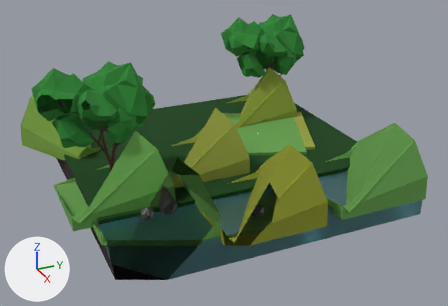
What one commit did to the Blender file Blender Files/smfm room 5.blend.
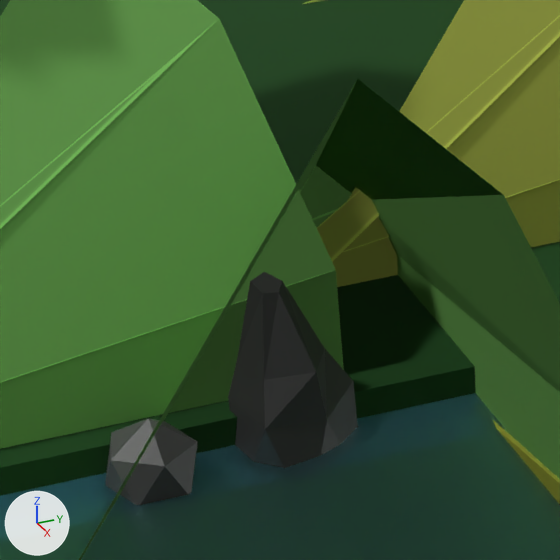
Each version appears first whole from a 50 mm lens placed at (12.84, -5.61, 7.63), pointed at (0.5, -0.05, 1.46), and next in a close-up on the part from 28% to 46% of the width and 48% to 75% of the height. Lighting does not change. The marker at lower left points along +X, +Y and +Z. Everything nearer to the camera than a plane just in front of the edit is cut away.

The scene before the commit, as lines of its bpy script (objects in view):
```python
me_cube_005 = bpy.data.meshes.new('Cube.005')
me_cube_005.from_pydata(...)  # 26 vertices, 0 faces, 20 loose edges; spans x -0.0278..0.0564, y -0.0072..0.0291, z -0.0017..0.1176
me_cube_005.materials.append(mat_bf_grass_002)
me_cube_006 = bpy.data.meshes.new('Cube.006')
me_cube_006.from_pydata(...)  # 26 vertices, 0 faces, 20 loose edges; spans x -0.0278..0.0564, y -0.0072..0.0291, z -0.0017..0.1176
me_cube_006.materials.append(mat_bf_grass_002)
me_icosphere_041 = bpy.data.meshes.new('Icosphere.041')
me_icosphere_041.from_pydata(...)  # 21 vertices, 26 faces; spans x -0.89..0.89, y -0.85..0.85, z -0.57..1.01
me_icosphere_041.materials.append(mat_rock)  # black #363636
ob_cave_rock_2 = bpy.data.objects.new('cave rock 2', me_icosphere_041)
ob_cave_rock_2.parent = ob_low_poly_chili_leaf_tree_001
ob_cave_rock_2.matrix_parent_inverse = Matrix(((1.136, 0.0, 0.0, 0.0), (0.0, 1.136, 0.0, 0.0), (0.0, 0.0, 1.136, 0.0), (0.0, 0.0, 0.0, 1.0)))
ob_cave_rock_2.location = (-2.16, 1.608, 0.0938)
ob_cave_rock_2.rotation_euler = (0.0, 0.0, 6.12)  # degrees (0, 0, 351)
ob_cave_rock_2.scale = (0.228, 0.228, 0.547)
ob_cube_005 = bpy.data.objects.new('Cube.005', me_cube_005)
ob_cube_005.location = (2.38, -2.522, 1.108)
ob_cube_005.scale = (4.33, 4.33, 4.33)
_m = ob_cube_005.modifiers.new('Skin', 'SKIN')
ob_cube_006 = bpy.data.objects.new('Cube.006', me_cube_006)
ob_cube_006.location = (2.791, -0.378, 1.108)
ob_cube_006.scale = (4.33, 4.33, 4.33)
_m = ob_cube_006.modifiers.new('Skin', 'SKIN')
# also in view: 'Cube.008' at (0.3, -0.89, 1.46); 'Grass' at (-0.7, 0.0, 1.25); 'Cube' at (2.78, 0.0, 0.86); 'Cube.011' at (0.87, -2.91, 1.46); 'Icosphere' at (2.19, -2.53, 1.26)
```
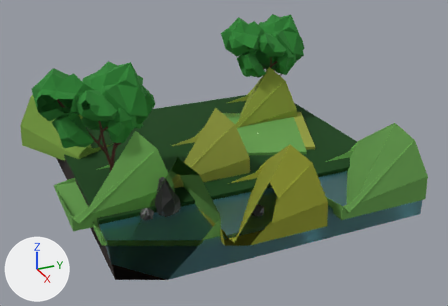
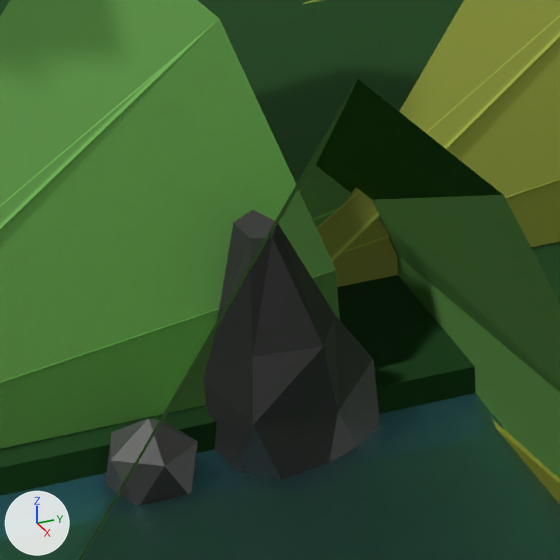
Edits to the bpy script that builds the scene:
```text
Change ob_cave_rock_2:
    ob_cave_rock_2.scale: (0.228, 0.228, 0.547) -> (0.31, 0.31, 0.743)
```

What differs and where, as boxes (x1, y1, x2, y2) in the close-ups (560 x 560 px):
'cave rock 2', rescaled (35% wider, 38% taller): before (228, 272, 358, 468); after (204, 210, 380, 480)
